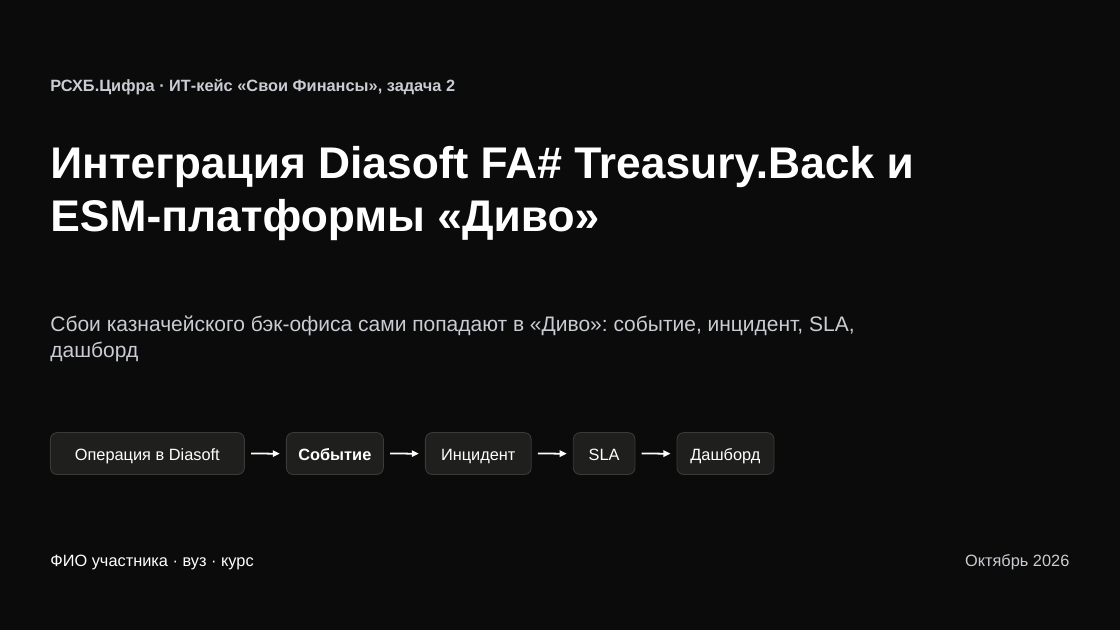
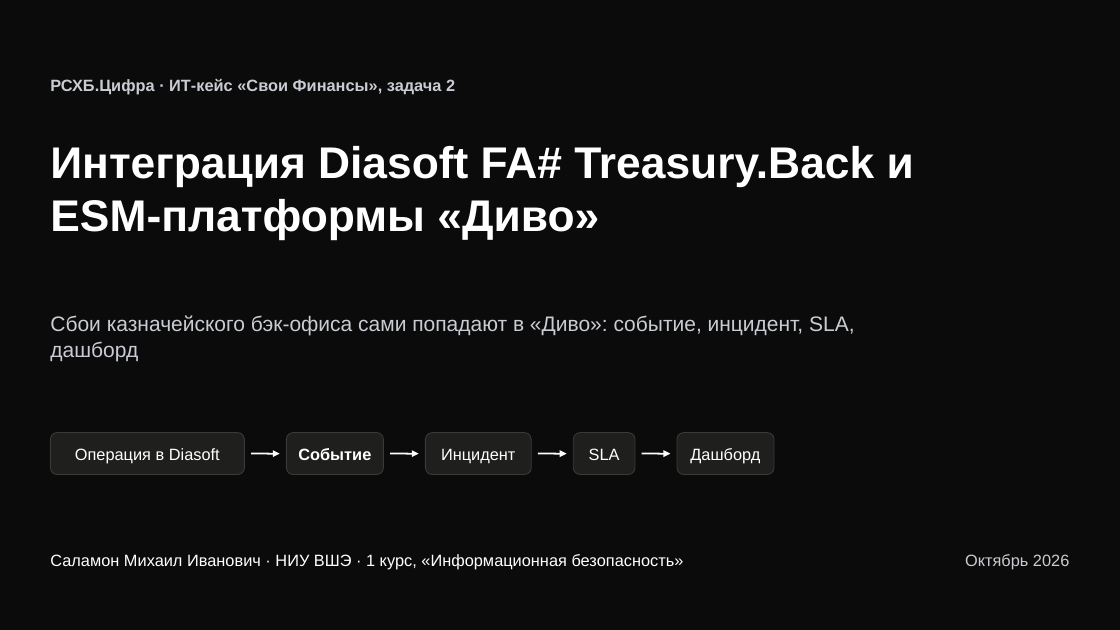
Before and after one commit to schierketsu/rshb, a slide deck: slide 1 of presentation/Diasoft-Divo-integration.pptx. Drawn at 1120x630 pixels with LibreOffice and Linux fonts; fonts in the diff are those of the drawing. Boxes give left, top, right and bottom in pixels: in the first picture for what was removed or moved away, otherwise in the second. Text is boxed around its words. In the diff, an @@ line names an element or a change of style, - is before the commit and + after.

```diff
--- a/presentation/Diasoft-Divo-integration.pptx
+++ b/presentation/Diasoft-Divo-integration.pptx
@@ text at (50,554,684,570): text changed @@
-ФИО участника · вуз · курс
+Саламон Михаил Иванович · НИУ ВШЭ · 1 курс, «Информационная безопасность»
```
Also in this commit, not shown: 1 other slide changed, 4 other files.
